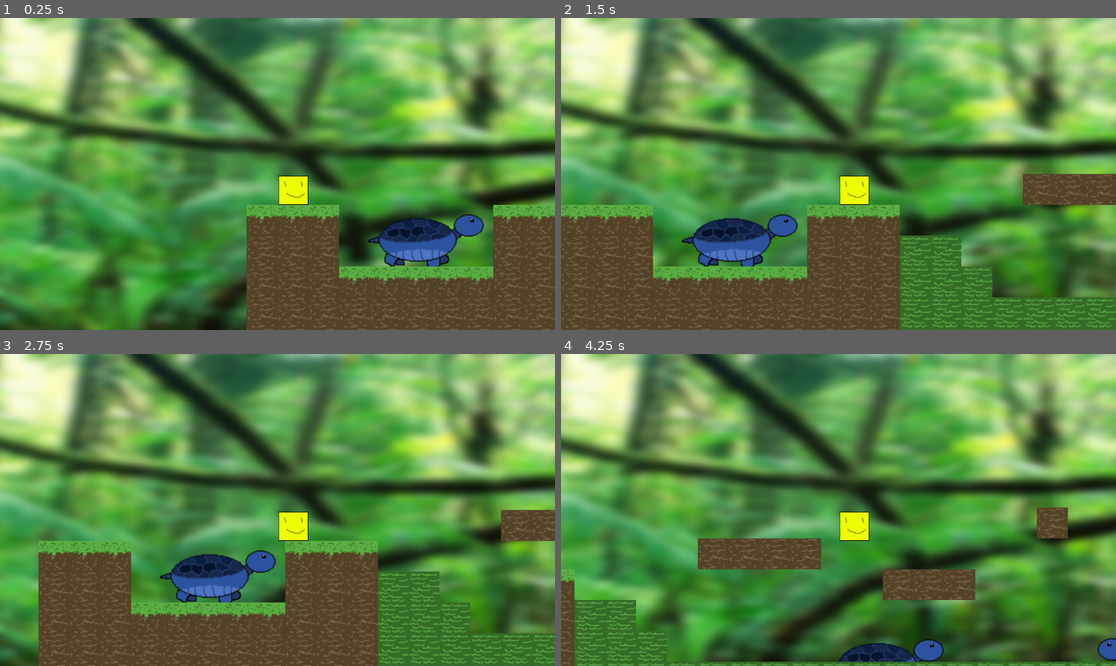
Above: before the commit, frames 1-4 (two rows, left to right).
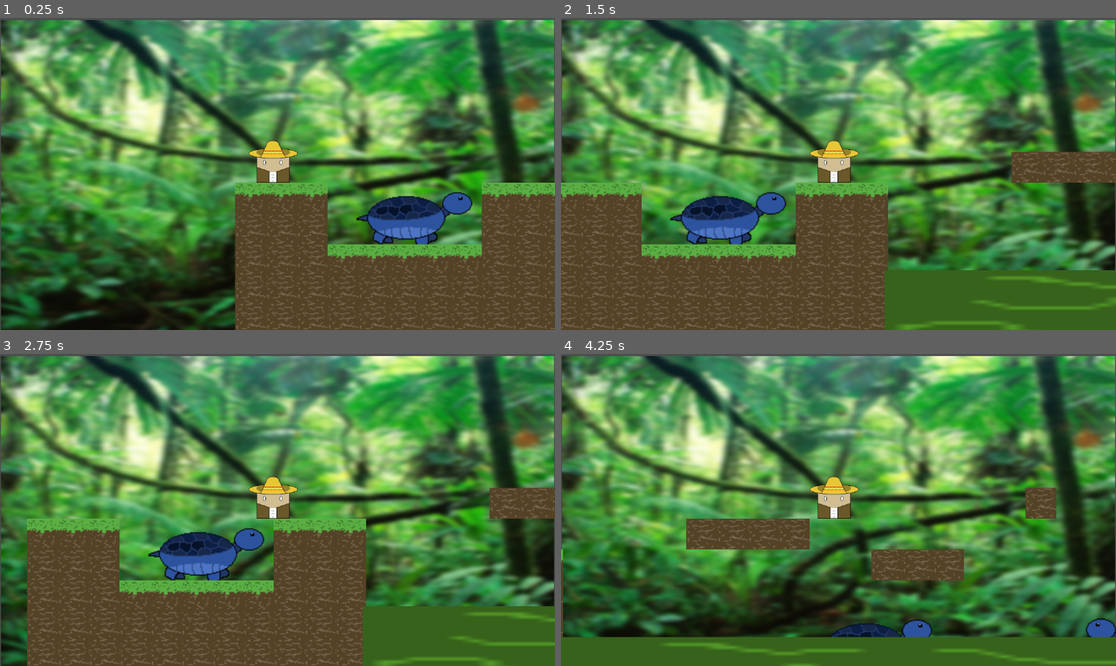
Above: after the commit, the same moments.

Repository: ClorindeEnjoyer54/Jungle-Game
Game: Godot game, scene res://prefabs/game.tscn
Two runs of this game, one before a commit and one after it. Both use one fixed random seed, a clock stepped at 60 frames per second and the inputs below. Before the commit the project starts from res://game.tscn.
Inputs:
- Up to frame 1 (0.25 s): no input
- Up to frame 2 (1.5 s): tap Enter (ui_accept) at 0.5, 0.77 s; hold Right (ui_right) from 0.53 s (still down)
- Up to frame 3 (2.75 s): tap Enter (ui_accept) at 1.52 s; release Right (ui_right) at 2.03 s; hold Left (ui_left) from 2.03 s (still down)
- Up to frame 4 (4.25 s): release Left (ui_left) at 2.78 s; hold Right (ui_right) from 2.78 s (still down); tap Enter (ui_accept) at 3.02, 3.77 s

The runs differ from the first frame. In frame 1, 76% of the frame differs, in the area x 0-100%, y 0-100%; in frame 2, 72%; in frame 3, 72%; in frame 4, 83%.

Commit message:
Add files via upload

Diff:
--- a/project.godot
+++ b/project.godot
@@ -11,6 +11,6 @@
 [application]
 
 config/name="Jungle"
-run/main_scene="res://game.tscn"
+run/main_scene="res://prefabs/game.tscn"
 config/features=PackedStringArray("4.2", "Forward Plus")
-config/icon="res://icon.svg"
+config/icon="res://assets/icon.svg"
